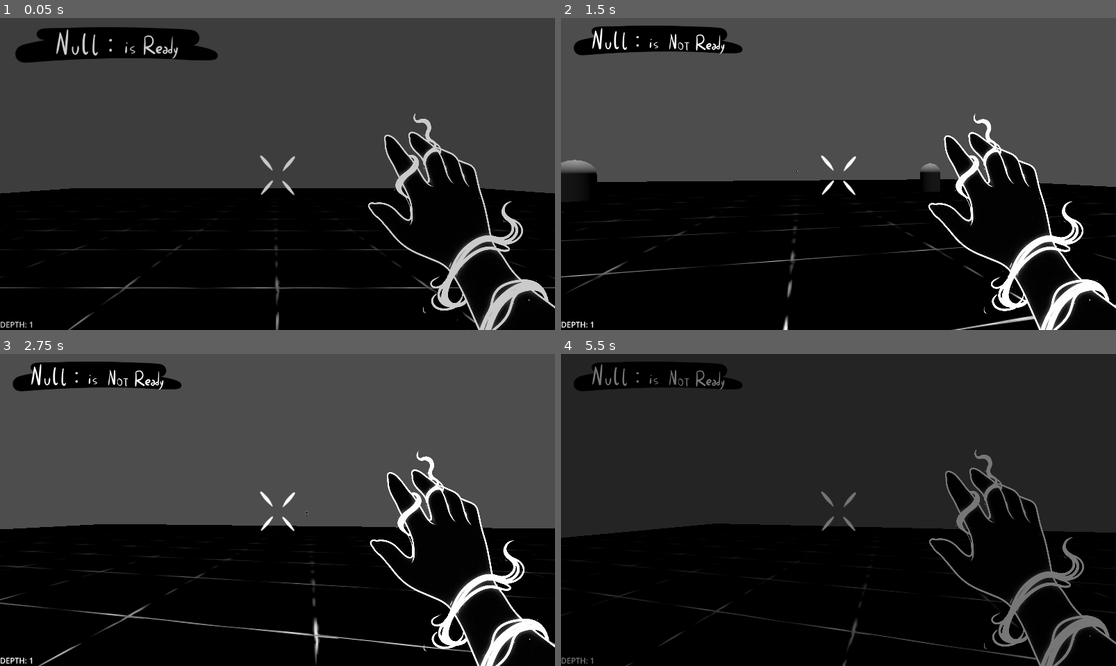
Above: before the commit, frames 1-4 (two rows, left to right).
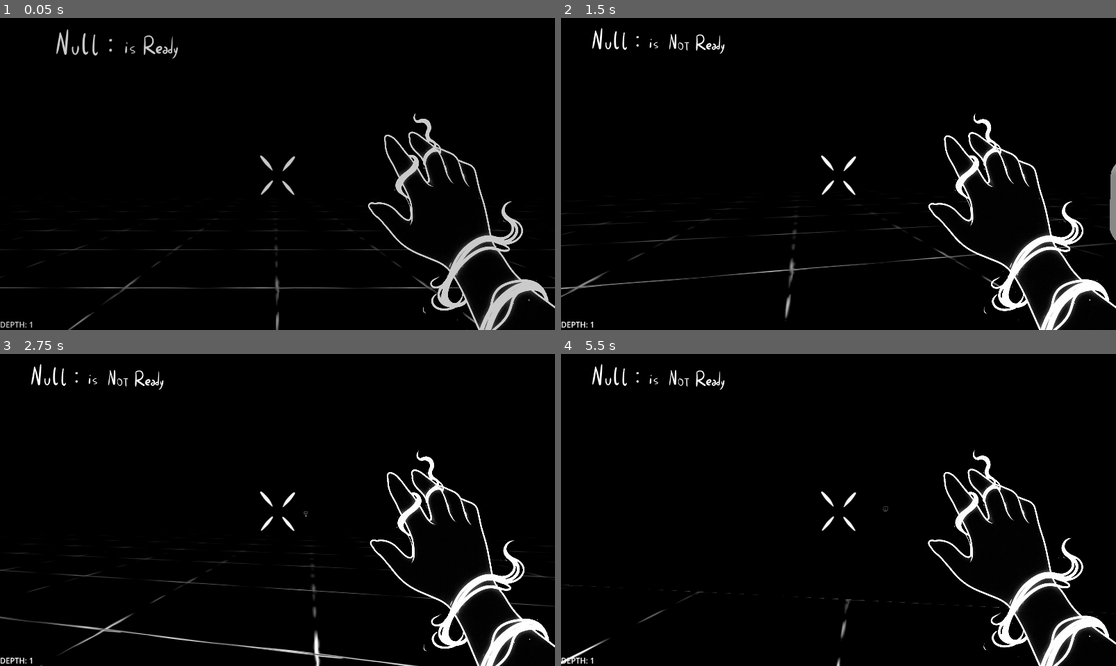
Above: after the commit, the same moments.

Repository: DanieleTrippodo/NULL_IS_NOT_READY_GODOT
Game: Godot game, scene res://Game/Main.tscn
Same seed, same stepped clock (60 frames per second), same inputs: the game is played once before the commit and once after it.
Inputs (mouse positions are in pixels of both pictures, inside the frame that each line leads up to):
- Up to frame 1 (0.05 s): no input
- Up to frame 2 (1.5 s): tap Enter at 0.5 s; move the mouse to (832, 180) at 0.52 s; press the mouse at (832, 180) at 0.53 s; hold W (move_forward) from 0.53 s (still down); tap Shift (dash) at 0.6 s; tap Space (jump) at 0.77 s; move the mouse to (877, 177) at 1.27 s; release the mouse at (877, 177) at 1.28 s; click (877, 177) at 1.35 s
- Up to frame 3 (2.75 s): keep holding W (move_forward); tap Space (jump) at 1.52 s; tap Q (swap) at 1.55 s; move the mouse to (233, 506) at 2.02 s; hold Q (swap) from 2.03 s (still down); tap Shift (dash) at 2.3 s
- Up to frame 4 (5.5 s): move the mouse to (844, 510) at 2.77 s; release W (move_forward) at 2.78 s; release Q (swap) at 2.78 s; hold A (move_left) 2.78-3.53 s; tap Shift (dash) at 2.85, 4.55 s; tap Space (jump) at 3.02, 3.77, 4.52 s; click (844, 510) at 3.05 s; move the mouse to (816, 503) at 3.52 s; hold E (interact) 3.53-4.28 s; hold W (move_forward) from 3.53 s (still down); tap Q (swap) at 3.8 s; move the mouse to (866, 510) at 4.27 s; click (866, 510) at 4.35 s; move the mouse to (810, 510) at 5.02 s; hold Q (swap) from 5.03 s (still down); click (810, 510) at 5.3 s

The runs differ from the first frame. In frame 1, 49% of the frame differs, in the area x 0-100%, y 0-57%; in frame 2, 50%; in frame 3, 53%; in frame 4, 56%, in the area x 0-100%, y 0-100%.

Commit message:
Prototype Update - New Enemy
Introduce two new enemy types (Spike and Exception) with their scripts and scenes, add knockback support and small AI behaviors (jitter/wander/dash/glitch) and slightly adjust Chaser knock radius and knockback handling.

Add related constants (SPIKE_*, EXCEPTION_*) and wire new scenes into Game/Main.tscn; update Game.gd spawn logic to include spikes and rare exceptions with a simple budget-based spawn distribution.

Player changes: add camera pitch limits, refine knockback/downed handling (timers, drag, clamps), expose some inspector values, add "swap" perk input while downed, rework camera/downed visuals and body sprite toggling. Minor fixes use maxf/clampf and tidy input/charge logic.

Weapons: null_projectile now tracks pierce_left and range_mult per-shot (respecting survival mode) and uses that for lifetime checks.

UI: adjust HUD shader intensity and show survival overlay material by default.

Misc: update Body_Down.png asset. Overall these changes add new enemy content and polish player/enemy physics and spawn balance.

Diff:
--- a/Enemies/chaser.gd
+++ b/Enemies/chaser.gd
@@ -1,32 +1,45 @@
-# res://Enemies/Chaser.gd
+# res://Enemies/chaser.gd
 extends CharacterBody3D
 
 var target: Node3D = null
 
 const GRAVITY: float = 25.0
-const KILL_RADIUS: float = 1.2
+const KILL_RADIUS: float = 1.25
+
+# Knockback (per perk DROP_SHOCKWAVE)
+var _knock: Vector3 = Vector3.ZERO
+@export var knock_decay: float = 22.0
 
 func set_target(t: Node3D) -> void:
 	target = t
+
+func add_knockback(v: Vector3) -> void:
+	_knock += v
 
 func _physics_process(delta: float) -> void:
 	if target == null:
 		return
 
-	var dir := (target.global_position - global_position)
-	dir.y = 0.0
-	dir = dir.normalized()
+	var to := (target.global_position - global_position)
+	to.y = 0.0
+	var dir := to.normalized()
 
-	velocity.x = dir.x * Constants.CHASER_SPEED
-	velocity.z = dir.z * Constants.CHASER_SPEED
+	# movimento base + knockback
+	velocity.x = dir.x * Constants.CHASER_SPEED + _knock.x
+	velocity.z = dir.z * Constants.CHASER_SPEED + _knock.z
 
+	# gravità
 	if not is_on_floor():
 		velocity.y -= GRAVITY * delta
 	else:
 		velocity.y = -1.0
 
+	# decay knockback
+	_knock = _knock.move_toward(Vector3.ZERO, knock_decay * delta)
+
 	move_and_slide()
 
+	# kill on collision
 	for i in range(get_slide_collision_count()):
 		var col := get_slide_collision(i)
 		var other := col.get_collider()
@@ -35,6 +48,7 @@
 			Signals.player_hit.emit(away)
 			return
 
+	# fallback distanza (in caso di collisioni “morbide”)
 	if global_position.distance_to(target.global_position) <= KILL_RADIUS:
 		var away2 := (target.global_position - global_position).normalized()
 		Signals.player_hit.emit(away2)
--- /dev/null
+++ b/Enemies/exception.gd
@@ -0,0 +1,99 @@
+# res://Enemies/exception.gd
+extends CharacterBody3D
+
+var target: Node3D = null
+
+const GRAVITY: float = 25.0
+const KILL_RADIUS: float = 1.35
+
+# Wander / imprevedibilità
+var _wander: Vector3 = Vector3.ZERO
+var _wander_t: float = 0.0
+
+# Dash
+var _dash_left: float = 0.0
+var _dash_cd: float = 0.0
+var _dash_dir: Vector3 = Vector3.ZERO
+
+# Knockback
+var _knock: Vector3 = Vector3.ZERO
+@export var knock_decay: float = 18.0
+
+# Glitch forte
+@onready var _mesh: Node3D = $MeshInstance3D
+var _glitch_t: float = 0.0
+
+func set_target(t: Node3D) -> void:
+	target = t
+
+func add_knockback(v: Vector3) -> void:
+	_knock += v
+
+func _physics_process(delta: float) -> void:
+	if target == null:
+		return
+
+	# glitch: flicker + micro-rotazioni
+	_glitch_t += delta
+	if _mesh != null:
+		_mesh.visible = int(_glitch_t * 30.0) % 5 != 0
+		_mesh.rotation.y += sin(_glitch_t * 22.0) * 0.002
+
+	# refresh wander spesso
+	_wander_t -= delta
+	if _wander_t <= 0.0:
+		_wander_t = randf_range(0.10, 0.22)
+		var a := randf_range(0.0, TAU)
+		_wander = Vector3(cos(a), 0.0, sin(a))
+
+	# dash timers
+	if _dash_cd > 0.0:
+		_dash_cd -= delta
+	if _dash_left > 0.0:
+		_dash_left -= delta
+
+	var to := (target.global_position - global_position)
+	to.y = 0.0
+	var chase_dir := to.normalized()
+
+	# probabilità dash quando “vede” il player (semplice) e non è in cooldown
+	if _dash_left <= 0.0 and _dash_cd <= 0.0:
+		if randf() < 0.22: # “rare ma spesso abbastanza da spaventare”
+			_dash_left = Constants.EXCEPTION_DASH_TIME
+			_dash_cd = Constants.EXCEPTION_DASH_COOLDOWN
+			# dash imprevedibile: verso player + wander forte
+			_dash_dir = (chase_dir + _wander * 0.9).normalized()
+
+	var move_dir := chase_dir
+	var speed := Constants.EXCEPTION_SPEED
+
+	if _dash_left > 0.0:
+		move_dir = _dash_dir
+		speed = Constants.EXCEPTION_DASH_SPEED
+	else:
+		# steer: inseguimento + wander medio
+		move_dir = (chase_dir * 0.75 + _wander * 0.25).normalized()
+
+	velocity.x = move_dir.x * speed + _knock.x
+	velocity.z = move_dir.z * speed + _knock.z
+
+	if not is_on_floor():
+		velocity.y -= GRAVITY * delta
+	else:
+		velocity.y = -1.0
+
+	_knock = _knock.move_toward(Vector3.ZERO, knock_decay * delta)
+
+	move_and_slide()
+
+	for i in range(get_slide_collision_count()):
+		var col := get_slide_collision(i)
+		var other := col.get_collider()
+		if other is Node and (other as Node).is_in_group("player"):
+			var away := ((other as Node3D).global_position - global_position).normalized()
+			Signals.player_hit.emit(away)
+			return
+
+	if global_position.distance_to(target.global_position) <= KILL_RADIUS:
+		var away2 := (target.global_position - global_position).normalized()
+		Signals.player_hit.emit(away2)
--- /dev/null
+++ b/Enemies/exception.tscn
@@ -0,0 +1,16 @@
+[gd_scene load_steps=4 format=3 uid="uid://ce0g720tmhwp6"]
+
+[ext_resource type="Script" uid="uid://bs8uo2exjsdcj" path="res://Enemies/exception.gd" id="1_ogleo"]
+
+[sub_resource type="CapsuleShape3D" id="CapsuleShape3D_pfkvt"]
+
+[sub_resource type="PrismMesh" id="PrismMesh_ogleo"]
+
+[node name="Exception" type="CharacterBody3D" groups=["enemy"]]
+script = ExtResource("1_ogleo")
+
+[node name="CollisionShape3D" type="CollisionShape3D" parent="."]
+shape = SubResource("CapsuleShape3D_pfkvt")
+
+[node name="MeshInstance3D" type="MeshInstance3D" parent="."]
+mesh = SubResource("PrismMesh_ogleo")
--- /dev/null
+++ b/Enemies/spike.gd
@@ -0,0 +1,101 @@
+# res://Enemies/spike.gd
+extends CharacterBody3D
+
+var target: Node3D = null
+
+const GRAVITY: float = 25.0
+const KILL_RADIUS: float = 1.25
+
+# Movimento nervoso
+var _jitter_dir: Vector3 = Vector3.ZERO
+var _jitter_t: float = 0.0
+
+# Dash
+var _dash_left: float = 0.0
+var _dash_cd: float = 0.0
+var _dash_dir: Vector3 = Vector3.ZERO
+
+# Knockback (perk shockwave)
+var _knock: Vector3 = Vector3.ZERO
+@export var knock_decay: float = 22.0
+
+# Glitch (MVP)
+@onready var _mesh: Node3D = $MeshInstance3D
+var _glitch_t: float = 0.0
+
+func set_target(t: Node3D) -> void:
+	target = t
+
+func add_knockback(v: Vector3) -> void:
+	_knock += v
+
+func _physics_process(delta: float) -> void:
+	if target == null:
+		return
+
+	_glitch_t += delta
+	if _mesh != null:
+		# flicker leggero
+		_mesh.visible = int(_glitch_t * 24.0) % 7 != 0
+
+	# aggiorna jitter
+	_jitter_t -= delta
+	if _jitter_t <= 0.0:
+		_jitter_t = randf_range(0.08, 0.18)
+		var a := randf_range(0.0, TAU)
+		_jitter_dir = Vector3(cos(a), 0.0, sin(a))
+
+	# dash timers
+	if _dash_cd > 0.0:
+		_dash_cd -= delta
+	if _dash_left > 0.0:
+		_dash_left -= delta
+
+	var to := (target.global_position - global_position)
+	to.y = 0.0
+	var chase_dir := to.normalized()
+
+	# decide dash
+	if _dash_left <= 0.0 and _dash_cd <= 0.0:
+		_dash_left = Constants.SPIKE_DASH_TIME
+		_dash_cd = Constants.SPIKE_DASH_COOLDOWN
+		# dash “sporco”: verso player + jitter
+		_dash_dir = (chase_dir + _jitter_dir * 0.65).normalized()
+
+	var move_dir := chase_dir
+	var speed := Constants.SPIKE_SPEED
+
+	if _dash_left > 0.0:
+		move_dir = _dash_dir
+		speed = Constants.SPIKE_DASH_SPEED
+	else:
+		# nervoso: un po’ di jitter in corsa
+		move_dir = (chase_dir + _jitter_dir * 0.35).normalized()
+
+	# compone velocità
+	velocity.x = move_dir.x * speed + _knock.x
+	velocity.z = move_dir.z * speed + _knock.z
+
+	# gravità
+	if not is_on_floor():
+		velocity.y -= GRAVITY * delta
+	else:
+		velocity.y = -1.0
+
+	# decay knockback
+	_knock = _knock.move_toward(Vector3.ZERO, knock_decay * delta)
+
+	move_and_slide()
+
+	# collision kill (stesso pattern del chaser)
+	for i in range(get_slide_collision_count()):
+		var col := get_slide_collision(i)
+		var other := col.get_collider()
+		if other is Node and (other as Node).is_in_group("player"):
+			var away := ((other as Node3D).global_position - global_position).normalized()
+			Signals.player_hit.emit(away)
+			return
+
+	if global_position.distance_to(target.global_position) <= KILL_RADIUS:
+		var away2 := (target.global_position - global_position).normalized()
+		Signals.player_hit.emit(away2)
--- /dev/null
+++ b/Enemies/spike.tscn
@@ -0,0 +1,16 @@
+[gd_scene load_steps=4 format=3 uid="uid://bivvuwcjgan2n"]
+
+[ext_resource type="Script" uid="uid://cry7j2wk67dvg" path="res://Enemies/spike.gd" id="1_wiyvp"]
+
+[sub_resource type="CapsuleShape3D" id="CapsuleShape3D_pfkvt"]
+
+[sub_resource type="CylinderMesh" id="CylinderMesh_wiyvp"]
+
+[node name="Spike" type="CharacterBody3D" groups=["enemy"]]
+script = ExtResource("1_wiyvp")
+
+[node name="CollisionShape3D" type="CollisionShape3D" parent="."]
+shape = SubResource("CapsuleShape3D_pfkvt")
+
+[node name="MeshInstance3D" type="MeshInstance3D" parent="."]
+mesh = SubResource("CylinderMesh_wiyvp")
--- a/Game/Constants.gd
+++ b/Game/Constants.gd
@@ -10,3 +10,13 @@
 
 const START_ENEMIES := 2
 const START_TURRETS := 1
+
+const SPIKE_SPEED := 6.2
+const SPIKE_DASH_SPEED := 12.0
+const SPIKE_DASH_TIME := 0.16
+const SPIKE_DASH_COOLDOWN := 0.65
+
+const EXCEPTION_SPEED := 4.6
+const EXCEPTION_DASH_SPEED := 14.0
+const EXCEPTION_DASH_TIME := 0.22
+const EXCEPTION_DASH_COOLDOWN := 1.1
--- a/Game/Game.gd
+++ b/Game/Game.gd
@@ -6,6 +6,8 @@
 @export var null_projectile_scene: PackedScene
 @export var chaser_scene: PackedScene
 @export var turret_scene: PackedScene
+@export var spike_scene: PackedScene
+@export var exception_scene: PackedScene
 @export var enemy_bullet_scene: PackedScene
 
 @onready var world: Node3D = $World
@@ -146,10 +148,21 @@
 	spawns.shuffle()
 
 	var d: int = Run.depth
-	var chasers: int = clampi(2 + floori(float(d - 1) / 2.0), 2, 6)
+
+	# Totale “budget” crescente ma controllato
+	var total: int = clampi(2 + d, 2, 10)
+
 	var turrets: int = clampi(floori(float(d) / 3.0), 0, 3)
-	if chasers + turrets <= 0:
-		chasers = 1
+	var spikes: int = clampi(floori(float(d) / 2.0), 0, 4)
+
+	# Elite rara: da depth 4 in poi, chance crescente fino a ~45%
+	var exceptions: int = 0
+	if d >= 4:
+		var p_elite := clampf(0.12 + float(d - 4) * 0.03, 0.0, 0.45)
+		if rng.randf() < p_elite:
+			exceptions = 1
+
+	var chasers: int = max(1, total - turrets - spikes - exceptions)
 
 	var player := _get_player()
 	var used: Array[int] = []
@@ -181,7 +194,23 @@
 					base_interval = float(v)
 				t.call("set_fire_interval", base_interval * Run.turret_interval_mult)
 
-	enemies_alive = chasers + turrets
+	for k in range(spikes):
+		var idx3 := _pick_spawn_index(spawns.size(), used)
+		used.append(idx3)
+
+		var s := _spawn_enemy(spike_scene, spawns[idx3].global_position)
+		if s != null and player != null and s.has_method("set_target"):
+			s.call("set_target", player)
+
+	for m in range(exceptions):
+		var idx4 := _pick_spawn_index(spawns.size(), used)
+		used.append(idx4)
+
+		var ex := _spawn_enemy(exception_scene, spawns[idx4].global_position)
+		if ex != null and player != null and ex.has_method("set_target"):
+			ex.call("set_target", player)
+
+	enemies_alive = chasers + turrets + spikes + exceptions
 
 	if player != null:
 		_place_player_safe(player, spawns)
--- a/Game/Main.tscn
+++ b/Game/Main.tscn
@@ -7,7 +7,14 @@
 [ext_resource type="PackedScene" uid="uid://cagjhpfgva4b6" path="res://Enemies/chaser.tscn" id="5_rl4yr"]
 [ext_resource type="PackedScene" uid="uid://dcwn63iuwth1h" path="res://Enemies/turret.tscn" id="6_3xx61"]
 [ext_resource type="PackedScene" uid="uid://bhkaynd3qjg8j" path="res://UI/hud.tscn" id="6_g5pn2"]
+[ext_resource type="PackedScene" uid="uid://bivvuwcjgan2n" path="res://Enemies/spike.tscn" id="7_f77hp"]
 [ext_resource type="PackedScene" uid="uid://d2t46kkawn2qv" path="res://Enemies/enemy_bullet.tscn" id="7_q34ae"]
+[ext_resource type="PackedScene" uid="uid://ce0g720tmhwp6" path="res://Enemies/exception.tscn" id="8_6o7ua"]
+
+[sub_resource type="Environment" id="Environment_3xx61"]
+background_mode = 1
+ambient_light_source = 2
+ambient_light_color = Color(0.98234254, 0.9823423, 0.9823424, 1)
 
 [node name="Node" type="Node"]
 script = ExtResource("1_wd0a0")
@@ -16,6 +23,8 @@
 null_projectile_scene = ExtResource("4_rchnd")
 chaser_scene = ExtResource("5_rl4yr")
 turret_scene = ExtResource("6_3xx61")
+spike_scene = ExtResource("7_f77hp")
+exception_scene = ExtResource("8_6o7ua")
 enemy_bullet_scene = ExtResource("7_q34ae")
 
 [node name="World" type="Node3D" parent="."]
@@ -33,3 +42,6 @@
 [node name="DirectionalLight3D" type="DirectionalLight3D" parent="."]
 transform = Transform3D(1, 0, 0, 0, 0.02476363, 0.99969333, 0, -0.99969333, 0.02476363, 0, 2.0265074, 0)
 directional_shadow_mode = 0
+
+[node name="WorldEnvironment" type="WorldEnvironment" parent="."]
+environment = SubResource("Environment_3xx61")
--- a/Player/player.gd
+++ b/Player/player.gd
@@ -1,42 +1,60 @@
-# res://Player/Player.gd
+# res://Player/player.gd
 extends CharacterBody3D
 
 @onready var head: Node3D = $Head
 @onready var camera: Camera3D = $Head/Camera
+
 @onready var body_sprite: Sprite3D = $Body
 @onready var body_down_sprite: Sprite3D = $Body_Down
 
 enum PState { NORMAL, KNOCKBACK, DOWNED }
 
-@export var knockback_strength: float = 200.0
-@export var knockback_lift: float = 90.0
+# -------------------------
+# CAMERA LIMITS
+# -------------------------
+@export_range(0.0, 89.0, 0.5) var normal_pitch_limit_deg: float = 85.0
+@export_range(0.0, 89.0, 0.5) var downed_pitch_limit_deg: float = 25.0
+
+# -------------------------
+# KNOCKBACK / DOWNED
+# -------------------------
+# (Legacy) lasciato per compatibilità Inspector; non è usato direttamente
+@export var knockback_strength: float = 14.0
+
+@export var knockback_lift: float = 8.0
 @export var knockback_speed: float = 22.0
 @export var knockback_drag_air: float = 6.0
 @export var knockback_drag_ground: float = 10.0
-@export var knockback_max_step: float = 6.0 # metri/secondo * delta clamp, per evitare scatti
-
+@export var knockback_max_step: float = 6.0 # clamp anti-scatto (valore più alto = meno clamp)
 
 @export var downed_cam_offset_y: float = -0.75
 @export var knockback_min_time: float = 0.10
 @export var downed_invuln_seconds: float = 0.5
 
-
 var state: int = PState.NORMAL
 
+# input camera
+var yaw: float = 0.0
+var pitch: float = 0.0
+
+# charge shot
 var _charging: bool = false
 var _charge_time: float = 0.0
 
+# camera base pos (per abbassamento downed)
+var _cam_normal_pos: Vector3
 var _cam_base_pos: Vector3
-var _cam_normal_pos: Vector3
-var _shake_rng := RandomNumberGenerator.new()
-
-var yaw: float = 0.0
-var pitch: float = 0.0
+
+# timers interni
+var _knock_t: float = 0.0
+var _downed_invuln_t: float = 0.0
 
 const GRAVITY: float = 20.0
 
+# Perk-based inputs presence
 var has_fly_down: bool = false
 var has_dash: bool = false
+var has_swap: bool = false
 
 # Dash (perk)
 var dash_cd: float = 0.0
@@ -47,10 +65,6 @@
 const DASH_COOLDOWN: float = 0.9
 const DASH_STRENGTH: float = 14.0
 
-# timers interni
-var _knock_t: float = 0.0
-var _downed_invuln_t: float = 0.0
-
 func _ready() -> void:
 	Input.set_mouse_mode(Input.MOUSE_MODE_CAPTURED)
 	set_process_unhandled_input(true)
@@ -58,68 +72,56 @@
 
 	add_to_group("player")
 
+	_cam_normal_pos = camera.position
 	_cam_base_pos = camera.position
-	_cam_normal_pos = camera.position
-	_shake_rng.randomize()
 
 	has_fly_down = InputMap.has_action("fly_down")
 	has_dash = InputMap.has_action("dash")
+	has_swap = InputMap.has_action("swap")
 
 	Signals.player_hit.connect(_on_player_hit)
 	Signals.enemy_killed.connect(_on_enemy_killed)
+
 	_set_body_downed(false)
 
-
-
-func _set_body_downed(downed: bool) -> void:
-	# fuori survival: Body ON, Body_Down OFF
-	# in survival:    Body OFF, Body_Down ON
-	if body_sprite:
-		body_sprite.visible = not downed
-	if body_down_sprite:
-		body_down_sprite.visible = downed
-
-func _process(delta: float) -> void:
-	# camera shake mentre carichi il colpo (solo fuori survival)
-	if Run.charge_shot_enabled and _charging and not Run.survival_mode:
-		_charge_time += delta
-		var s := Run.charge_shake_strength
-		camera.position = _cam_base_pos + Vector3(
-			_shake_rng.randf_range(-s, s),
-			_shake_rng.randf_range(-s, s),
-			_shake_rng.randf_range(-s, s)
-		)
-	else:
-		camera.position = _cam_base_pos
-
 func _unhandled_input(event: InputEvent) -> void:
+	# mouse look sempre abilitato (anche in downed)
 	if event is InputEventMouseMotion and Input.get_mouse_mode() == Input.MOUSE_MODE_CAPTURED:
 		yaw -= event.relative.x * Constants.MOUSE_SENS
 		pitch -= event.relative.y * Constants.MOUSE_SENS
-		pitch = clamp(pitch, deg_to_rad(-85), deg_to_rad(85))
+
+		var limit_deg: float = normal_pitch_limit_deg
+		if state == PState.DOWNED:
+			limit_deg = downed_pitch_limit_deg
+		pitch = clamp(pitch, deg_to_rad(-limit_deg), deg_to_rad(limit_deg))
+
 		rotation.y = yaw
 		head.rotation.x = pitch
 
 	if event.is_action_pressed("ui_cancel"):
 		Input.set_mouse_mode(Input.MOUSE_MODE_VISIBLE)
 
-	# SHOOT
-	# - In KNOCKBACK: NON puoi sparare
-	# - In DOWNED: puoi sparare ma senza perk (niente charge)
+	# In KNOCKBACK: niente sparo (come richiesto)
 	if state == PState.KNOCKBACK:
 		return
 
+	# DOWNED: puoi sparare ma senza perk (niente charge)
 	if state == PState.DOWNED:
 		if event.is_action_pressed("shoot"):
 			var origin: Vector3 = camera.global_transform.origin
 			var dir: Vector3 = -camera.global_transform.basis.z
 			Signals.request_shoot.emit(origin, dir, 1.0)
-		# pickup ok anche da sdraiato
+
 		if event.is_action_pressed("interact"):
 			Signals.request_pickup.emit()
+
+		# SWAP (perk) - Q
+		if has_swap and event.is_action_pressed("swap"):
+			Signals.request_swap.emit()
+
 		return
 
-	# NORMAL (comportamento attuale)
+	# NORMAL
 	if Run.charge_shot_enabled:
 		if event.is_action_pressed("shoot"):
 			if Run.null_ready:
@@ -128,31 +130,40 @@
 		elif event.is_action_released("shoot"):
 			if _charging:
 				_charging = false
-				var origin: Vector3 = camera.global_transform.origin
-				var dir: Vector3 = -camera.global_transform.basis.z
+				var origin2: Vector3 = camera.global_transform.origin
+				var dir2: Vector3 = -camera.global_transform.basis.z
 				var size_mult := 1.0
 				if _charge_time >= Run.charge_shot_seconds:
 					size_mult = Run.charge_shot_scale
-				Signals.request_shoot.emit(origin, dir, size_mult)
+				Signals.request_shoot.emit(origin2, dir2, size_mult)
 	else:
 		if event.is_action_pressed("shoot"):
-			var origin: Vector3 = camera.global_transform.origin
-			var dir: Vector3 = -camera.global_transform.basis.z
-			Signals.request_shoot.emit(origin, dir, 1.0)
+			var origin3: Vector3 = camera.global_transform.origin
+			var dir3: Vector3 = -camera.global_transform.basis.z
+			Signals.request_shoot.emit(origin3, dir3, 1.0)
 
 	if event.is_action_pressed("interact"):
 		Signals.request_pickup.emit()
+
+	# SWAP (perk) - Q
+	if has_swap and event.is_action_pressed("swap"):
+		Signals.request_swap.emit()
+
+func _process(delta: float) -> void:
+	# charge timer (solo fuori survival)
+	if Run.charge_shot_enabled and _charging and not Run.survival_mode:
+		_charge_time += delta
 
 func _physics_process(delta: float) -> void:
 	# timers
 	if state == PState.KNOCKBACK:
 		_knock_t += delta
 	if state == PState.DOWNED:
-		_downed_invuln_t = max(_downed_invuln_t - delta, 0.0)
-
-	# dash timers (solo NORMAL, ma li teniamo aggiornati comunque)
-	dash_cd = max(dash_cd - delta, 0.0)
-	dash_time_left = max(dash_time_left - delta, 0.0)
+		_downed_invuln_t = maxf(_downed_invuln_t - delta, 0.0)
+
+	# dash timers (solo NORMAL, ma aggiorniamo comunque)
+	dash_cd = maxf(dash_cd - delta, 0.0)
+	dash_time_left = maxf(dash_time_left - delta, 0.0)
 
 	match state:
 		PState.NORMAL:
@@ -185,7 +196,7 @@
 	velocity.x = dir.x * speed
 	velocity.z = dir.z * speed
 
-	# DASH
+	# DASH (perk)
 	if Run.dash_enabled and has_dash and dash_cd <= 0.0 and Input.is_action_just_pressed("dash"):
 		var fwd: Vector3 = -global_transform.basis.z
 		fwd.y = 0.0
@@ -198,9 +209,10 @@
 		velocity.x += dash_vel.x
 		velocity.z += dash_vel.z
 
+	# flight / gravity
 	var flying: bool = Run.flight_time_left > 0.0
 	if flying:
-		Run.flight_time_left = max(Run.flight_time_left - delta, 0.0)
+		Run.flight_time_left = maxf(Run.flight_time_left - delta, 0.0)
 
 		var vy: float = 0.0
 		if Input.is_action_pressed("jump"):
@@ -220,12 +232,11 @@
 	move_and_slide()
 
 func _physics_knockback(delta: float) -> void:
-	# drag diverso in aria / a terra
+	# drag graduale (aria / terra)
 	var drag := knockback_drag_air
 	if is_on_floor():
 		drag = knockback_drag_ground
 
-	# smorza gradualmente (no snap)
 	velocity.x = move_toward(velocity.x, 0.0, drag * delta)
 	velocity.z = move_toward(velocity.z, 0.0, drag * delta)
 
@@ -235,7 +246,7 @@
 	else:
 		velocity.y -= GRAVITY * delta
 
-	# clamp: evita “teletrasporto” se delta è alto
+	# clamp anti-scatto (evita “teletrasporto” se delta è alto)
 	var h := Vector2(velocity.x, velocity.z)
 	var max_h: float = knockback_max_step / maxf(delta, 0.001)
 	if h.length() > max_h:
@@ -245,26 +256,28 @@
 
 	move_and_slide()
 
+	# entra in DOWNED solo dopo atterraggio + un minimo tempo
 	if is_on_floor() and _knock_t >= knockback_min_time:
 		_enter_downed()
 
-func _physics_downed(_delta: float) -> void:
-	# immobilizzato: zero movimento
+func _physics_downed(delta: float) -> void:
+	# immobilizzato: zero movimento orizzontale
 	velocity.x = 0.0
 	velocity.z = 0.0
+
 	if is_on_floor():
 		velocity.y = -1.0
 	else:
-		velocity.y -= GRAVITY * _delta
+		velocity.y -= GRAVITY * delta
 
 	move_and_slide()
 
 func _on_player_hit(knockback_dir: Vector3) -> void:
-	# Durante knockback ignoriamo hit (evita double-tap ingiusto)
+	# durante knockback ignoriamo hit extra (più fair)
 	if state == PState.KNOCKBACK:
 		return
 
-	# Se sei DOWNED: seconda hit = morte (dopo invuln)
+	# se DOWNED: seconda hit = morte (dopo invuln)
 	if state == PState.DOWNED:
 		if _downed_invuln_t > 0.0:
 			return
@@ -283,33 +296,43 @@
 		dir = -global_transform.basis.z
 	dir = dir.normalized()
 
-	# somma alla velocità attuale (più naturale)
+	# aggiunge spinta (più naturale di sovrascrivere tutto)
 	velocity.x += dir.x * knockback_speed
 	velocity.z += dir.z * knockback_speed
-	velocity.y = max(velocity.y, knockback_lift)
+	velocity.y = maxf(velocity.y, knockback_lift)
 
 func _enter_downed() -> void:
-	_set_body_downed(true)
 	state = PState.DOWNED
 	Run.survival_mode = true
 	_downed_invuln_t = downed_invuln_seconds
 
 	# camera più bassa (sdraiato)
 	_cam_base_pos = _cam_normal_pos + Vector3(0, downed_cam_offset_y, 0)
+	camera.position = _cam_base_pos
+
+	_set_body_downed(true)
 
 	Signals.survival_mode_changed.emit(true)
 
 func _exit_downed() -> void:
-	_set_body_downed(false)
 	state = PState.NORMAL
 	Run.survival_mode = false
 	_downed_invuln_t = 0.0
 
 	_cam_base_pos = _cam_normal_pos
+	camera.position = _cam_base_pos
+
+	_set_body_downed(false)
 
 	Signals.survival_mode_changed.emit(false)
 
+func _set_body_downed(downed: bool) -> void:
+	if body_sprite:
+		body_sprite.visible = not downed
+	if body_down_sprite:
+		body_down_sprite.visible = downed
+
 func _on_enemy_killed(_enemy: Node) -> void:
-	# Se uccidi mentre sei DOWNED -> recover immediato
+	# se uccidi mentre sei DOWNED -> recover immediato
 	if state == PState.DOWNED:
 		_exit_downed()
--- a/Player/player.tscn
+++ b/Player/player.tscn
@@ -8,16 +8,20 @@
 
 [node name="Player" type="CharacterBody3D" groups=["player"]]
 script = ExtResource("1_l8h54")
+knockback_lift = 120.0
 knockback_speed = 60.0
-downed_cam_offset_y = -0.85
+downed_cam_offset_y = -0.95
+downed_invuln_seconds = 0.8
 
 [node name="Body" type="Sprite3D" parent="."]
 transform = Transform3D(0.035, 0, 0, 0, -1.5298985e-09, 0.035, 0, -0.035, -1.5298985e-09, 0, -0.42730194, -0.37083784)
+texture_filter = 4
 texture = ExtResource("2_4ntmi")
 
 [node name="Body_Down" type="Sprite3D" parent="."]
 transform = Transform3D(0.135, 0, 0, 0, 0.135, 0, 0, 0, 0.135, -0.25140172, -0.66381145, -0.3018834)
 billboard = 1
+texture_filter = 0
 texture = ExtResource("3_btcbx")
 
 [node name="CollisionShape3D" type="CollisionShape3D" parent="."]
--- a/UI/hud.tscn
+++ b/UI/hud.tscn
@@ -9,7 +9,7 @@
 
 [sub_resource type="ShaderMaterial" id="ShaderMaterial_0j753"]
 shader = ExtResource("6_1ui3w")
-shader_parameter/intensity = 0.65
+shader_parameter/intensity = 0.83600003971
 shader_parameter/softness = 0.35
 
 [node name="HUD" type="Control"]
@@ -122,7 +122,6 @@
 [node name="FadeAnim" type="AnimationPlayer" parent="FadeRect"]
 
 [node name="SurvivalOverlay" type="ColorRect" parent="."]
-visible = false
 material = SubResource("ShaderMaterial_0j753")
 layout_mode = 1
 anchors_preset = 15
--- a/Weapons/null_projectile.gd
+++ b/Weapons/null_projectile.gd
@@ -14,6 +14,7 @@
 var bounces_left: int = 0
 var pierce_left: int = 0
 var size_mult: float = 1.0
+var range_mult: float = 1.0
 
 var _recent_hit: Dictionary = {} # instance_id -> seconds_left
 const RECENT_HIT_TIME: float = 0.07
@@ -43,12 +44,10 @@
 	t = 0.0
 
 	bounces_left = 0 if Run.survival_mode else Run.null_bounces
+	pierce_left = 0 if Run.survival_mode else Run.null_pierce
+	range_mult = 1.0 if Run.survival_mode else Run.null_range_mult
 
 	pickup_indicator.visible = false
-
-	var range_mult := 1.0 if Run.survival_mode else Run.null_range_mult
-	if traveled >= (Constants.NULL_MAX_DISTANCE * range_mult):
-		_drop()
 
 func _physics_process(delta: float) -> void:
 	t += delta
@@ -119,7 +118,7 @@
 		if _try_hit_enemy_at(global_position):
 			return
 
-	if traveled >= (Constants.NULL_MAX_DISTANCE * Run.null_range_mult):
+	if traveled >= (Constants.NULL_MAX_DISTANCE * range_mult):
 		_drop()
 
 func _apply_homing(delta: float) -> void:
Not shown, added: Enemies/exception.gd.uid
Not shown, added: Enemies/spike.gd.uid
Not shown: 1 places in Game/Main.tscn that only renumber resources
Binary file changed: Player/Body_Down.png
